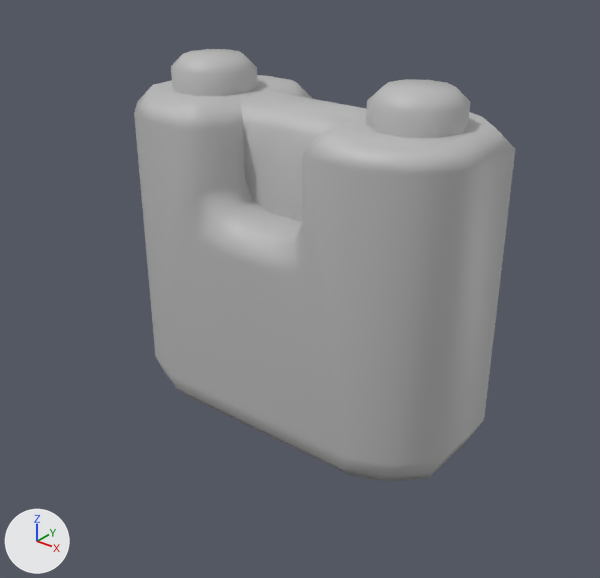
A saved change to the FBX model Assets/Art/Meshes/Props/sm_battery_02.fbx.
Rendered twice from a 50 mm camera at (0.382, -0.486, 0.407) aimed at (0.007, -0.018, 0.117). Arrows for +X, +Y and +Z are at lower left; the lights stay in place. Where no turn or scale is listed for an object, it has been applied to the vertices.

In view in the first picture: 'sm_battery_02'.
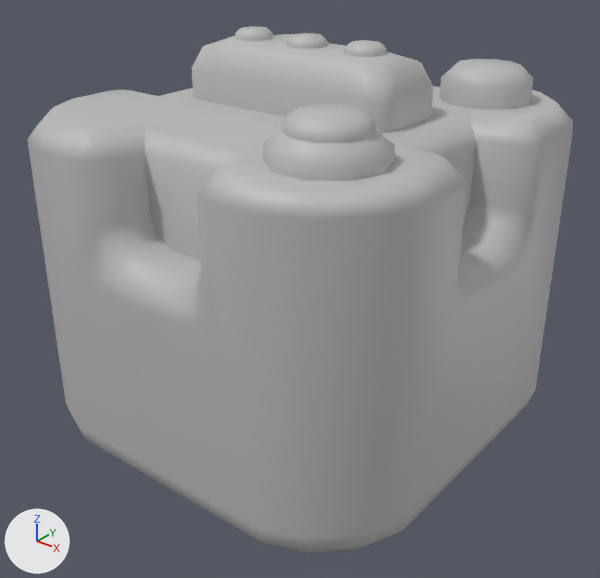
The change, as a list of edits to the scene's bpy script:
```text
Change me_mesh:
    used by ob_sm_battery_02; location = (0.0, 0.0, 0.0)
    remove me_mesh.from_pydata(...)  # 226 vertices, 234 faces; spans x -0.153..0.153, y -0.074..0.074, z 0.0..0.287
    add me_mesh.from_pydata(...)  # 556 vertices, 563 faces; spans x -0.165..0.165, y -0.172..0.172, z 0.0..0.311
    me_mesh part 1: the loose piece of 31 vertices spanning x -0.13..-0.061, y -0.033..0.033, z 0.26..0.287 is scaled about its middle by (0.423, 0.423, 0.261), then moved by (0.045, -0.001, 0.033)
    me_mesh part 2: the loose piece of 31 vertices spanning x 0.06..0.129, y -0.033..0.033, z 0.26..0.287 is moved by (-0.19, 0.098, 0.0)
    me_mesh part 3: the loose piece of 31 vertices spanning x 0.06..0.129, y -0.033..0.033, z 0.26..0.287 is copied, and the copy is moved by (0.0, 0.098, 0.0); it spans x 0.06..0.13, y 0.065..0.131, z 0.26..0.287
    me_mesh part 4: the loose piece of 31 vertices spanning x 0.06..0.129, y -0.033..0.033, z 0.26..0.287 is copied, and the copy is scaled about its middle by (0.423, 0.423, 0.261), then moved by (-0.095, -0.001, 0.033); it spans x -0.015..0.014, y -0.015..0.013, z 0.304..0.311
    me_mesh part 5: the loose piece of 31 vertices spanning x 0.06..0.129, y -0.033..0.033, z 0.26..0.287 is copied, and the copy is scaled about its middle by (0.423, 0.423, 0.261), then moved by (-0.044, -0.001, 0.033); it spans x 0.036..0.065, y -0.015..0.013, z 0.304..0.311
    me_mesh part 6: the loose piece of 164 vertices spanning x -0.153..0.153, y -0.074..0.074, z 0.0..0.261 is rebuilt with 288 vertices and now spans x -0.165..0.165, y -0.172..0.172, z 0.0..0.261
    me_mesh part 7: a new loose piece of 62 vertices spanning x -0.092..0.092, y -0.04..0.037, z 0.259..0.304, in mat_lambert77 (grey #bcbcbc)
    me_mesh part 8: a new loose piece of 51 vertices spanning x 0.059..0.136, y -0.141..-0.067, z 0.26..0.29, in mat_lambert77 (grey #bcbcbc)
```

Location of each change, (x1, y1, x2, y2) in pixels of the pictures (600 x 578 px; the box of a moved part takes in the faces that stretch with it):
'sm_battery_02', reshaped (43% wider, 22% taller): before (134, 49, 515, 481); after (27, 26, 573, 553)
part 1 of me_mesh, moved or reshaped: before (171, 49, 257, 96); after (235, 26, 273, 41)
part 2 of me_mesh, moved or reshaped: before (366, 79, 470, 138); after (273, 34, 294, 38)
part 3 of me_mesh, added: after (440, 59, 533, 109)
part 4 of me_mesh, added: after (287, 33, 327, 49)
part 5 of me_mesh, added: after (344, 40, 387, 57)
part 6 of me_mesh, rebuilt (43% wider, 15% taller): before (134, 75, 515, 481); after (27, 86, 573, 553)
part 7 of me_mesh, added: after (192, 36, 433, 133)
part 8 of me_mesh, added: after (263, 104, 395, 181)
